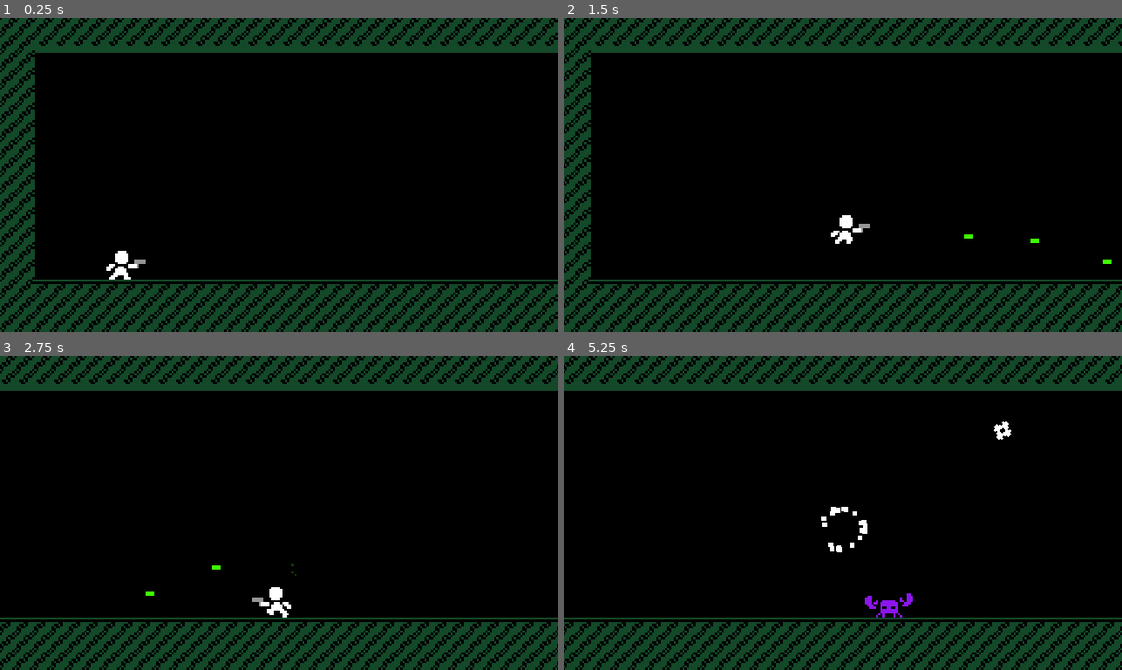
Above: before the commit, frames 1-4 (two rows, left to right).
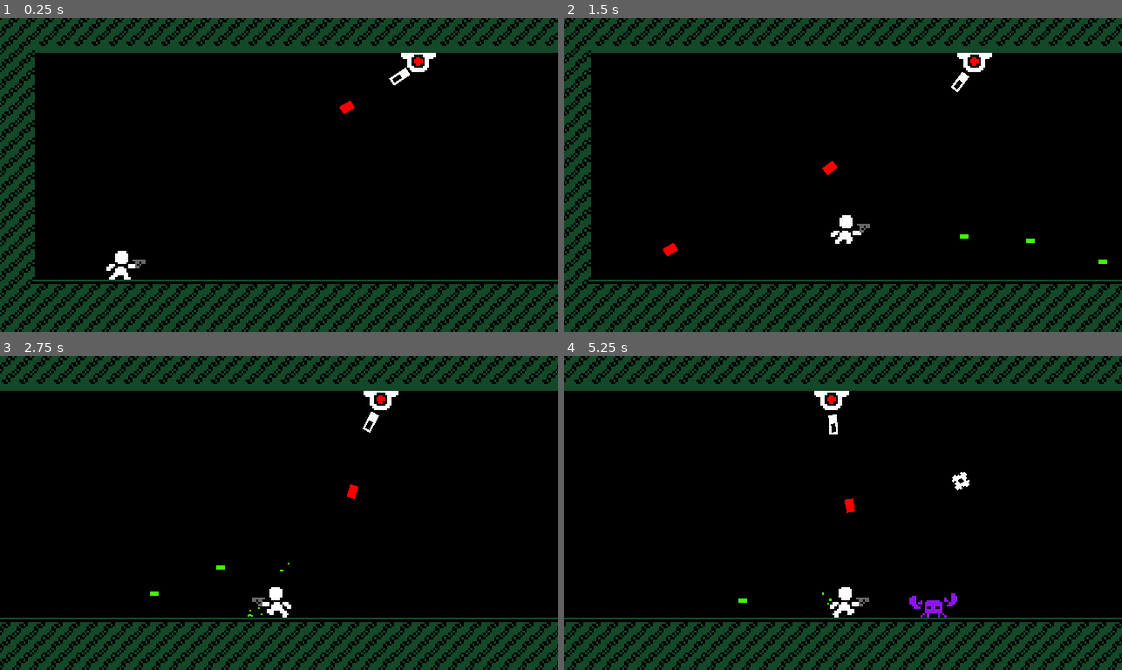
Above: after the commit, the same moments.

Repository: youssefevan/senior-project
Game: Godot game, scene res://World.tscn
The game is run twice, just before and just after one commit, with the same random seed, the same clock (stepped at 60 frames per second) and the same inputs.
Inputs (mouse positions are in pixels of both pictures, inside the frame that each line leads up to):
- Up to frame 1 (0.25 s): no input
- Up to frame 2 (1.5 s): move the mouse to (965, 159) at 0.52 s; press the mouse at (965, 159) at 0.53 s; hold D (right) from 0.53 s (still down); tap W (jump) at 0.77, 0.8, 1.07, 1.35 s; move the mouse to (731, 190) at 1.27 s; release the mouse at (731, 190) at 1.28 s
- Up to frame 3 (2.75 s): tap W (jump) at 1.52, 1.82, 2.3 s; click (167, 528) at 1.55 s; move the mouse to (334, 443) at 2.02 s; release D (right) at 2.03 s; press the mouse at (334, 443) at 2.03 s; hold A (left) from 2.03 s (still down)
- Up to frame 4 (5.25 s): move the mouse to (815, 575) at 2.77 s; release A (left) at 2.78 s; release the mouse at (815, 575) at 2.78 s; hold D (right) 2.78-4.28 s; click (815, 575) at 2.85 s; tap W (jump) at 3.02, 3.32, 4.52, 4.82 s; move the mouse to (1010, 560) at 3.52 s; hold W (jump) 3.53-4.28 s; move the mouse to (675, 465) at 4.27 s; hold A (left) 4.28-5.03 s; click (675, 465) at 4.35 s; move the mouse to (870, 513) at 5.02 s; press the mouse at (870, 513) at 5.03 s; hold D (right) from 5.03 s (still down)

The runs differ from the first frame. In frame 1, 0.4% of the frame differs, in the area x 23-79%, y 11-80%; in frame 2, 0.5%; in frame 3, 0.5%; in frame 4, 16%, in the area x 0-100%, y 0-100%.

Commit message:
Made blaster local
- Moved blaster to player instead of being in its own scene
- Added player hit shader animation

* Crab still does 2 damage for some reason
* Blaster doesn't match arm animation
   * Maybe make them one sprite and
      add scripted shaking

Diff:
--- a/SeniorProject/World.tscn
+++ b/SeniorProject/World.tscn
@@ -7,6 +7,7 @@
 [ext_resource path="res://environment/camera_room/CameraRoom.tscn" type="PackedScene" id=5]
 [ext_resource path="res://enemies/Crab.tscn" type="PackedScene" id=6]
 [ext_resource path="res://enemies/Drone.tscn" type="PackedScene" id=7]
+[ext_resource path="res://enemies/Turret.tscn" type="PackedScene" id=8]
 
 [node name="World" type="Node2D"]
 __meta__ = {
@@ -58,6 +59,14 @@
 [node name="Drone2" parent="." instance=ExtResource( 7 )]
 position = Vector2( 792, 104 )
 
+[node name="Turret" parent="." instance=ExtResource( 8 )]
+position = Vector2( 192, 16 )
+target_nodepath = NodePath("../Player+Camera/Player")
+
+[node name="Turret2" parent="." instance=ExtResource( 8 )]
+position = Vector2( 744, -48 )
+target_nodepath = NodePath("../Player+Camera/Player")
+
 [connection signal="camera_room" from="Player+Camera/Player" to="Player+Camera/Camera" method="_on_Player_camera_room"]
 [connection signal="dead" from="Player+Camera/Player" to="Player+Camera/Camera" method="_on_Player_dead"]
 [connection signal="grounded" from="Player+Camera/Player" to="Player+Camera/Camera" method="_on_Player_grounded"]
--- a/SeniorProject/ammo/Ammo.tscn
+++ b/SeniorProject/ammo/Ammo.tscn
@@ -9,7 +9,7 @@
 
 [node name="Ammo" type="Area2D"]
 collision_layer = 16
-collision_mask = 36
+collision_mask = 38
 script = ExtResource( 2 )
 
 [node name="Sprite" type="Sprite" parent="."]
--- a/SeniorProject/ammo/Ammo0.tscn
+++ b/SeniorProject/ammo/Ammo0.tscn
@@ -4,6 +4,7 @@
 [ext_resource path="res://ammo/scripts/ammo0.gd" type="Script" id=2]
 
 [node name="Ammo0" instance=ExtResource( 1 )]
+collision_mask = 38
 script = ExtResource( 2 )
 
 [connection signal="area_entered" from="." to="." method="_on_Ammo0_area_entered"]
--- /dev/null
+++ b/SeniorProject/ammo/EAmmo0.tscn
@@ -0,0 +1,25 @@
+[gd_scene load_steps=5 format=2]
+
+[ext_resource path="res://sprites/ammo/e_ammo0.png" type="Texture" id=1]
+[ext_resource path="res://ammo/Ammo.tscn" type="PackedScene" id=2]
+[ext_resource path="res://ammo/scripts/e_ammo0.gd" type="Script" id=3]
+
+[sub_resource type="RectangleShape2D" id=1]
+extents = Vector2( 2, 3 )
+
+[node name="EAmmo0" instance=ExtResource( 2 )]
+collision_layer = 64
+collision_mask = 35
+script = ExtResource( 3 )
+
+[node name="Sprite" parent="." index="0"]
+texture = ExtResource( 1 )
+
+[node name="Collider" parent="." index="1"]
+shape = SubResource( 1 )
+
+[node name="VisibilityEnabler2D" parent="." index="2"]
+position = Vector2( -2.38419e-07, 5.96046e-08 )
+scale = Vector2( 0.2, 0.2 )
+
+[connection signal="area_entered" from="." to="." method="_on_EAmmo0_area_entered"]
--- /dev/null
+++ b/SeniorProject/ammo/scripts/e_ammo0.gd
@@ -0,0 +1,12 @@
+extends "res://ammo/scripts/ammo.gd"
+
+func _ready():
+	speed = 100
+	damage = 1
+
+func _process(delta):
+	movement(delta)
+
+func _on_EAmmo0_area_entered(area):
+	if area.get_collision_layer() == 1:
+		explode()
--- a/SeniorProject/blasters/Blaster.tscn
+++ /dev/null
@@ -1,13 +0,0 @@
-[gd_scene load_steps=3 format=2]
-
-[ext_resource path="res://sprites/blasters/blaster.png" type="Texture" id=1]
-[ext_resource path="res://blasters/scripts/blaster.gd" type="Script" id=2]
-
-[node name="Blaster" type="Node2D"]
-script = ExtResource( 2 )
-
-[node name="Sprite" type="Sprite" parent="."]
-texture = ExtResource( 1 )
-
-[node name="Muzzle" type="Position2D" parent="."]
-position = Vector2( 3, -1 )
--- a/SeniorProject/effects/Flare0.tscn
+++ b/SeniorProject/effects/Flare0.tscn
@@ -1,29 +1,23 @@
-[gd_scene load_steps=7 format=2]
+[gd_scene load_steps=5 format=2]
 
 [ext_resource path="res://effects/scripts/explosion0.gd" type="Script" id=1]
 
-[sub_resource type="Gradient" id=6]
-colors = PoolColorArray( 0.25098, 1, 0, 1, 0.25098, 1, 0, 0 )
-
-[sub_resource type="GradientTexture" id=7]
-gradient = SubResource( 6 )
-
-[sub_resource type="Curve" id=8]
+[sub_resource type="Curve" id=3]
 _data = [ Vector2( 0, 0.5125 ), 0.0, 0.0, 0, 0, Vector2( 1, 1 ), 0.0, 0.0, 0, 0 ]
 
 [sub_resource type="CurveTexture" id=4]
-curve = SubResource( 8 )
+curve = SubResource( 3 )
 
 [sub_resource type="ParticlesMaterial" id=5]
 flag_disable_z = true
-spread = 35.0
+spread = 180.0
 gravity = Vector3( 0, 0, 0 )
-initial_velocity = 50.0
+initial_velocity = 20.0
 initial_velocity_random = 0.5
 orbit_velocity = 0.0
 orbit_velocity_random = 0.0
 scale_curve = SubResource( 4 )
-color_ramp = SubResource( 7 )
+color = Color( 0.25098, 1, 0, 1 )
 
 [node name="Flare0" type="Particles2D"]
 emitting = false
--- a/SeniorProject/enemies/Crab.tscn
+++ b/SeniorProject/enemies/Crab.tscn
@@ -63,18 +63,18 @@
 rotation = 1.5708
 shape = SubResource( 2 )
 
-[node name="MainHitbox" type="Area2D" parent="."]
+[node name="Hitbox" type="Area2D" parent="."]
 collision_layer = 4
 
-[node name="HitboxShape" type="CollisionShape2D" parent="MainHitbox"]
+[node name="HitboxShape" type="CollisionShape2D" parent="Hitbox"]
 rotation = 1.5708
 shape = SubResource( 3 )
 
-[node name="HitboxShape2" type="CollisionShape2D" parent="MainHitbox"]
+[node name="HitboxShape2" type="CollisionShape2D" parent="Hitbox"]
 position = Vector2( -8, -2 )
 shape = SubResource( 4 )
 
-[node name="HitboxShape3" type="CollisionShape2D" parent="MainHitbox"]
+[node name="HitboxShape3" type="CollisionShape2D" parent="Hitbox"]
 position = Vector2( 8, -2 )
 shape = SubResource( 4 )
 
--- a/SeniorProject/enemies/Turret.tscn
+++ b/SeniorProject/enemies/Turret.tscn
@@ -1,14 +1,42 @@
-[gd_scene load_steps=3 format=2]
+[gd_scene load_steps=5 format=2]
 
 [ext_resource path="res://sprites/enemies/turret-base.png" type="Texture" id=1]
+[ext_resource path="res://sprites/enemies/turret-barrel.png" type="Texture" id=2]
+[ext_resource path="res://enemies/scripts/turret.gd" type="Script" id=3]
 
-[sub_resource type="RectangleShape2D" id=1]
-extents = Vector2( 5, 4 )
+[sub_resource type="CapsuleShape2D" id=1]
+radius = 4.5
+height = 4.0
 
 [node name="Turret" type="StaticBody2D"]
+script = ExtResource( 3 )
+
+[node name="VisibilityEnabler2D" type="VisibilityEnabler2D" parent="."]
+position = Vector2( 0, 5 )
+scale = Vector2( 0.8, 0.5 )
+process_parent = true
+physics_process_parent = true
 
 [node name="Sprite" type="Sprite" parent="."]
+position = Vector2( 0, 5 )
 texture = ExtResource( 1 )
 
-[node name="collider" type="CollisionShape2D" parent="."]
+[node name="Collider" type="CollisionShape2D" parent="."]
+position = Vector2( 0, 4.5 )
+rotation = 1.5708
 shape = SubResource( 1 )
+
+[node name="Barrel" type="Position2D" parent="."]
+position = Vector2( 0, 5 )
+
+[node name="Animator" type="AnimationPlayer" parent="Barrel"]
+
+[node name="Sprite" type="Sprite" parent="Barrel"]
+position = Vector2( 11, 0 )
+rotation = -1.5708
+texture = ExtResource( 2 )
+hframes = 2
+
+[node name="Muzzle" type="Position2D" parent="Barrel/Sprite"]
+position = Vector2( 0, 4 )
+rotation = 1.5708
--- /dev/null
+++ b/SeniorProject/enemies/scripts/turret.gd
@@ -0,0 +1,28 @@
+extends StaticBody2D
+
+export var ammo_type = preload("res://ammo/EAmmo0.tscn")
+export (NodePath) var target_nodepath = null
+var target_node
+var target_pos
+var can_fire
+var fire_rate = .8
+
+
+func _ready():
+	target_node = get_node(target_nodepath)
+	can_fire = true
+
+func _process(delta):
+	target_pos = target_node.global_position
+	$Barrel.look_at(target_pos)
+	if can_fire:
+		shoot()
+		can_fire = false
+		yield(get_tree().create_timer(fire_rate), "timeout")
+		can_fire = true
+
+func shoot():
+	var ammo = ammo_type.instance()
+	ammo.position = $Barrel/Sprite/Muzzle.global_position
+	ammo.rotation = $Barrel/Sprite/Muzzle.global_rotation
+	get_tree().get_root().call_deferred("add_child", ammo)
--- a/SeniorProject/player/Player.tscn
+++ b/SeniorProject/player/Player.tscn
@@ -1,12 +1,13 @@
-[gd_scene load_steps=12 format=2]
+[gd_scene load_steps=16 format=2]
 
 [ext_resource path="res://sprites/player/ss_player.png" type="Texture" id=1]
 [ext_resource path="res://player/scripts/player_fsm.gd" type="Script" id=2]
 [ext_resource path="res://player/scripts/player_controller.gd" type="Script" id=3]
-[ext_resource path="res://blasters/Blaster.tscn" type="PackedScene" id=4]
+[ext_resource path="res://sprites/blasters/blaster.png" type="Texture" id=4]
+[ext_resource path="res://shaders/p_hit.gdshader" type="Shader" id=5]
+[ext_resource path="res://player/scripts/blaster.gd" type="Script" id=6]
 
 [sub_resource type="Animation" id=1]
-resource_name = "fall"
 length = 0.1
 tracks/0/type = "value"
 tracks/0/path = NodePath("Sprite:frame")
@@ -22,7 +23,6 @@
 }
 
 [sub_resource type="Animation" id=2]
-resource_name = "idle"
 length = 1.2
 tracks/0/type = "value"
 tracks/0/path = NodePath("Sprite:frame")
@@ -38,7 +38,6 @@
 }
 
 [sub_resource type="Animation" id=3]
-resource_name = "jump"
 length = 0.1
 tracks/0/type = "value"
 tracks/0/path = NodePath("Sprite:frame")
@@ -69,15 +68,34 @@
 "values": [ 5, 6, 7, 8 ]
 }
 
-[sub_resource type="RectangleShape2D" id=5]
-extents = Vector2( 3, 7 )
+[sub_resource type="Animation" id=5]
+resource_name = "hit"
+length = 1.2
+tracks/0/type = "value"
+tracks/0/path = NodePath("Sprite:material:shader_param/redden")
+tracks/0/interp = 1
+tracks/0/loop_wrap = true
+tracks/0/imported = false
+tracks/0/enabled = true
+tracks/0/keys = {
+"times": PoolRealArray( 0, 0.2, 0.4, 0.6, 0.8, 1 ),
+"transitions": PoolRealArray( 1, 1, 1, 1, 1, 1 ),
+"update": 1,
+"values": [ true, false, true, false, true, false ]
+}
 
-[sub_resource type="RectangleShape2D" id=6]
+[sub_resource type="ShaderMaterial" id=6]
+shader = ExtResource( 5 )
+shader_param/redden = false
+
+[sub_resource type="RectangleShape2D" id=7]
+extents = Vector2( 3, 6 )
+
+[sub_resource type="RectangleShape2D" id=8]
 extents = Vector2( 0, 0 )
 
-[sub_resource type="CapsuleShape2D" id=7]
-radius = 3.0
-height = 5.5
+[sub_resource type="RectangleShape2D" id=9]
+extents = Vector2( 3, 6 )
 
 [node name="Player" type="KinematicBody2D" groups=[
 "Player",
@@ -91,10 +109,14 @@
 anims/jump = SubResource( 3 )
 anims/run = SubResource( 4 )
 
+[node name="ShaderAnimator" type="AnimationPlayer" parent="."]
+anims/hit = SubResource( 5 )
+
 [node name="StateMachine" type="Node" parent="."]
 script = ExtResource( 2 )
 
 [node name="Sprite" type="Sprite" parent="."]
+material = SubResource( 6 )
 position = Vector2( 0, -2 )
 texture = ExtResource( 1 )
 hframes = 5
@@ -102,8 +124,7 @@
 frame = 9
 
 [node name="Collider" type="CollisionShape2D" parent="."]
-position = Vector2( 0, -1 )
-shape = SubResource( 5 )
+shape = SubResource( 7 )
 
 [node name="CameraRoomDetector" type="Area2D" parent="."]
 collision_mask = 32
@@ -112,10 +133,7 @@
 }
 
 [node name="Collider" type="CollisionShape2D" parent="CameraRoomDetector"]
-shape = SubResource( 6 )
-
-[node name="Blaster" parent="." instance=ExtResource( 4 )]
-start_pos = Vector2( 7, -1 )
+shape = SubResource( 8 )
 
 [node name="Hurtbox" type="Area2D" parent="." groups=[
 "Player",
@@ -123,8 +141,16 @@
 collision_mask = 76
 
 [node name="Collider" type="CollisionShape2D" parent="Hurtbox"]
-position = Vector2( 0, -1 )
-shape = SubResource( 7 )
+shape = SubResource( 9 )
+
+[node name="Blaster" type="Node2D" parent="."]
+script = ExtResource( 6 )
+start_pos = Vector2( 8, -1 )
+
+[node name="Sprite" type="Sprite" parent="Blaster"]
+texture = ExtResource( 4 )
+
+[node name="Muzzle" type="Position2D" parent="Blaster"]
 
 [connection signal="flipped" from="." to="Blaster" method="_on_Player_flipped"]
 [connection signal="not_flipped" from="." to="Blaster" method="_on_Player_not_flipped"]
--- a/SeniorProject/player/scripts/camera.gd
+++ b/SeniorProject/player/scripts/camera.gd
@@ -19,23 +19,23 @@
 var prev_limit_left = 0
 var prev_limit_right = 0
 
-var p_dead = false
-var p_dead_pos = Vector2()
+#var p_dead = false
+#var p_dead_pos = Vector2()
 
 func _ready():
 	target_node = get_node(target_nodepath)
-	p_dead = false
+	#p_dead = false
 	pass
 
-func _on_Player_dead(dead_pos):
-	p_dead = true
-	p_dead_pos = dead_pos
+#func _on_Player_dead(dead_pos):
+	#p_dead = true
+	#p_dead_pos = dead_pos
 
 func _process(delta):
-	if p_dead == false:
+	#if p_dead == false:
 		self.global_position = lerp(self.global_position, target_node.global_position, smooth_speed)
-	elif p_dead == true:
-		self.global_position = p_dead_pos
+	#elif p_dead == true:
+	#	self.global_position = p_dead_pos
 
 func _on_Player_camera_room(cr_size, cr_pos):
 	top = cr_pos.y - cr_size.y
--- a/SeniorProject/player/scripts/player_controller.gd
+++ b/SeniorProject/player/scripts/player_controller.gd
@@ -30,6 +30,8 @@
 var x_input = Vector2.ZERO
 var accel = 0
 var fric = 0
+
+var health = 10
 
 #var is_grounded
 #var facing = 0
@@ -80,12 +82,20 @@
 		emit_signal("camera_room", cr_size, cr_pos)
 
 func _on_Hurtbox_area_entered(area):
-	if area.get_collision_layer() == 4:
+	if area.get_collision_layer() == 4 or area.get_collision_layer() == 64:
+		hit()
+
+func hit():
+	$ShaderAnimator.play("hit")
+	health -= 1
+	print(health)
+
+	if health <= 0:
 		die()
 
 func die():
-	dead_pos = global_position
-	emit_signal("dead", dead_pos)
+	#dead_pos = global_position
+	#emit_signal("dead", dead_pos)
 
 	var explosion1 = exp_scene1.instance()
 	explosion1.position = global_position
@@ -95,5 +105,4 @@
 	#explosion2.position = global_position
 	#get_tree().get_root().call_deferred("add_child", explosion2)
 
-	call_deferred("free")
 	print("dead")
--- /dev/null
+++ b/SeniorProject/shaders/p_hit.gdshader
@@ -0,0 +1,14 @@
+shader_type canvas_item;
+
+uniform bool redden = false;
+
+void fragment(){
+	vec4 texture_color = texture(TEXTURE, UV);
+	if (redden){
+		vec3 red = vec3(1,0,0);
+		vec3 reddened_texture_rgb = mix(texture_color.rgb, red, 1);
+		COLOR = vec4(reddened_texture_rgb, texture_color.a);
+	}else{
+		COLOR = texture_color;
+	}
+}
Not shown: 1 places in SeniorProject/World.tscn that only renumber resources
Renamed: SeniorProject/blasters/scripts/blaster.gd -> SeniorProject/player/scripts/blaster.gd
Binary file added: SeniorProject/sprites/ammo/e_ammo0.png
Not shown, added: SeniorProject/sprites/ammo/e_ammo0.png.import
Binary file changed: SeniorProject/sprites/blasters/blaster.png
Binary file changed: SeniorProject/sprites/player/ss_player.png
